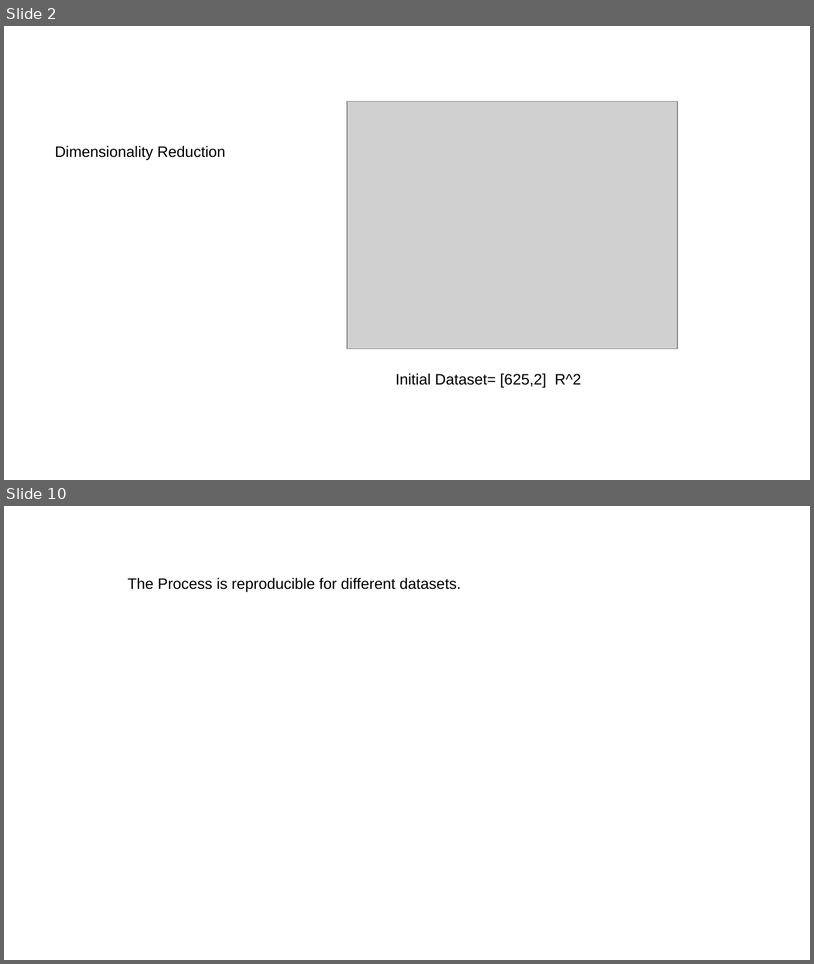
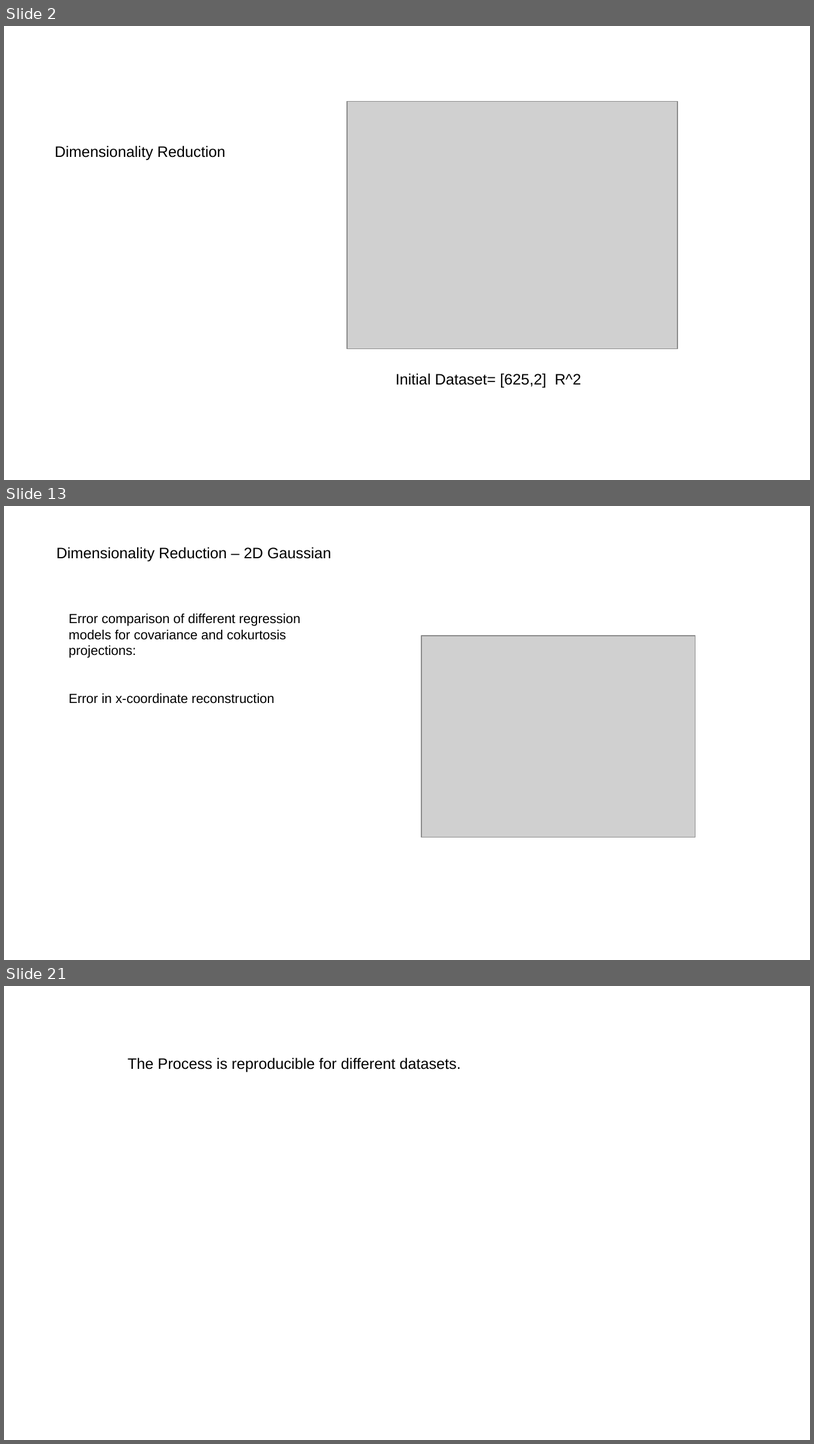
Before and after one commit to kulkarnisp/dim-red, a slide deck: backups/present/dimRed.pptx. Shown one above the other, each under a label of ours: slides 2 and 10 before the commit, slides 2, 13 and 21 after it; the slides between them are not shown. The pictures are 814x964 and 814x1444 pixels, drawn with LibreOffice and Linux fonts; fonts in the diff are those of the drawing; grey boxes stand for pictures. Boxes give left, top, right and bottom in pixels: in the first picture for what was removed or moved away, otherwise in the second. Text is boxed around its words. In the diff, an @@ line names an element or a change of style, - is before the commit and + after.

```diff
--- a/backups/present/dimRed.pptx
+++ b/backups/present/dimRed.pptx
@@ slide 13 added at [4,506,810,960], background #FFFFFF @@
@@ text added at [56,547,332,561], 14.9 pt, text #000000 @@
+Dimensionality Reduction – 2D Gaussian
@@ text added at [69,613,301,703], 13 pt, text #000000 @@
+Error comparison of different regression models for covariance and cokurtosis projections:
+Error in x-coordinate reconstruction
@@ picture added at [422,636,696,837] @@
@@ what was slide 10 is now slide 21 @@
```
Also in this commit, not shown: 8 slides changed, 10 other slides added, 6 slides removed, 10 other files.
